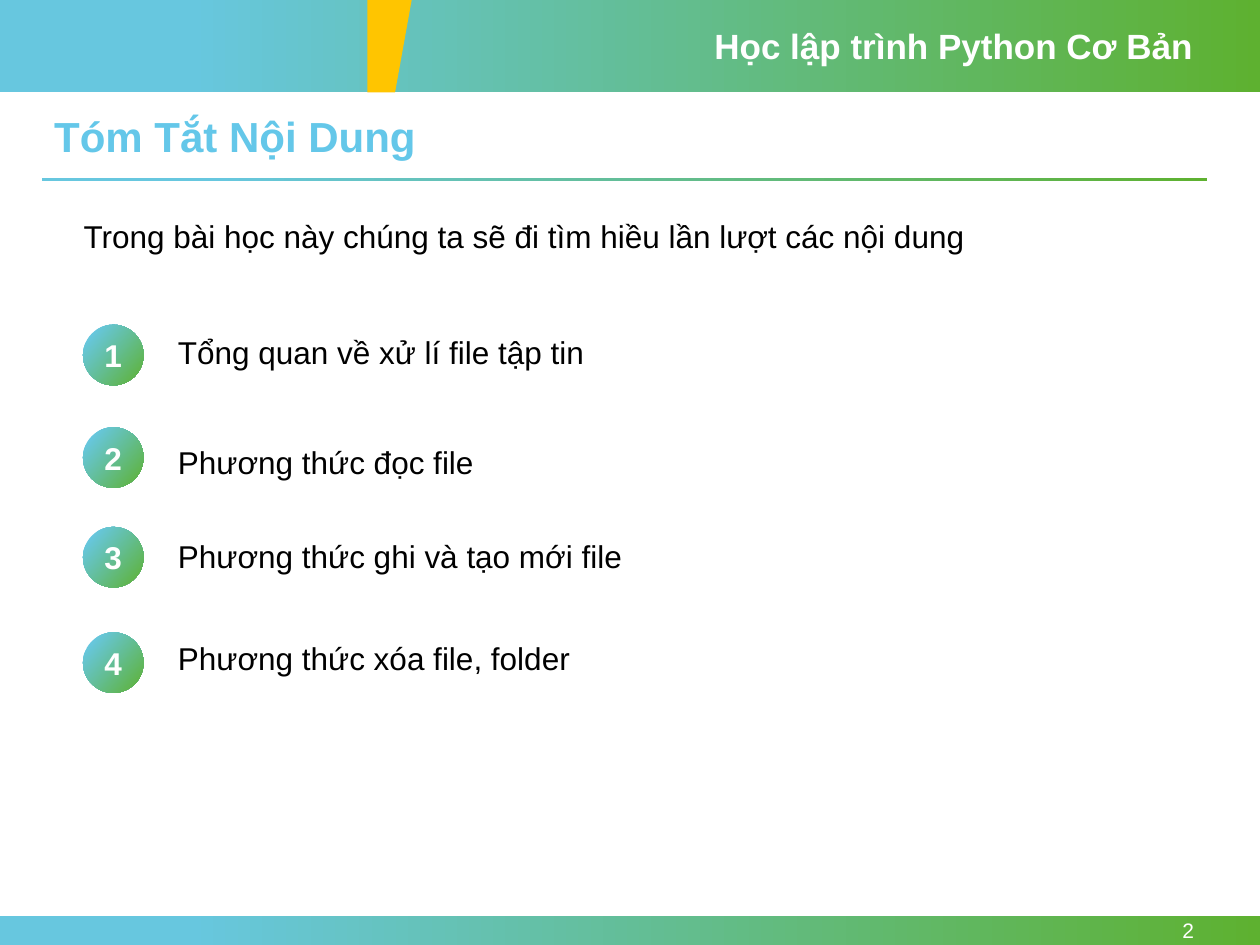
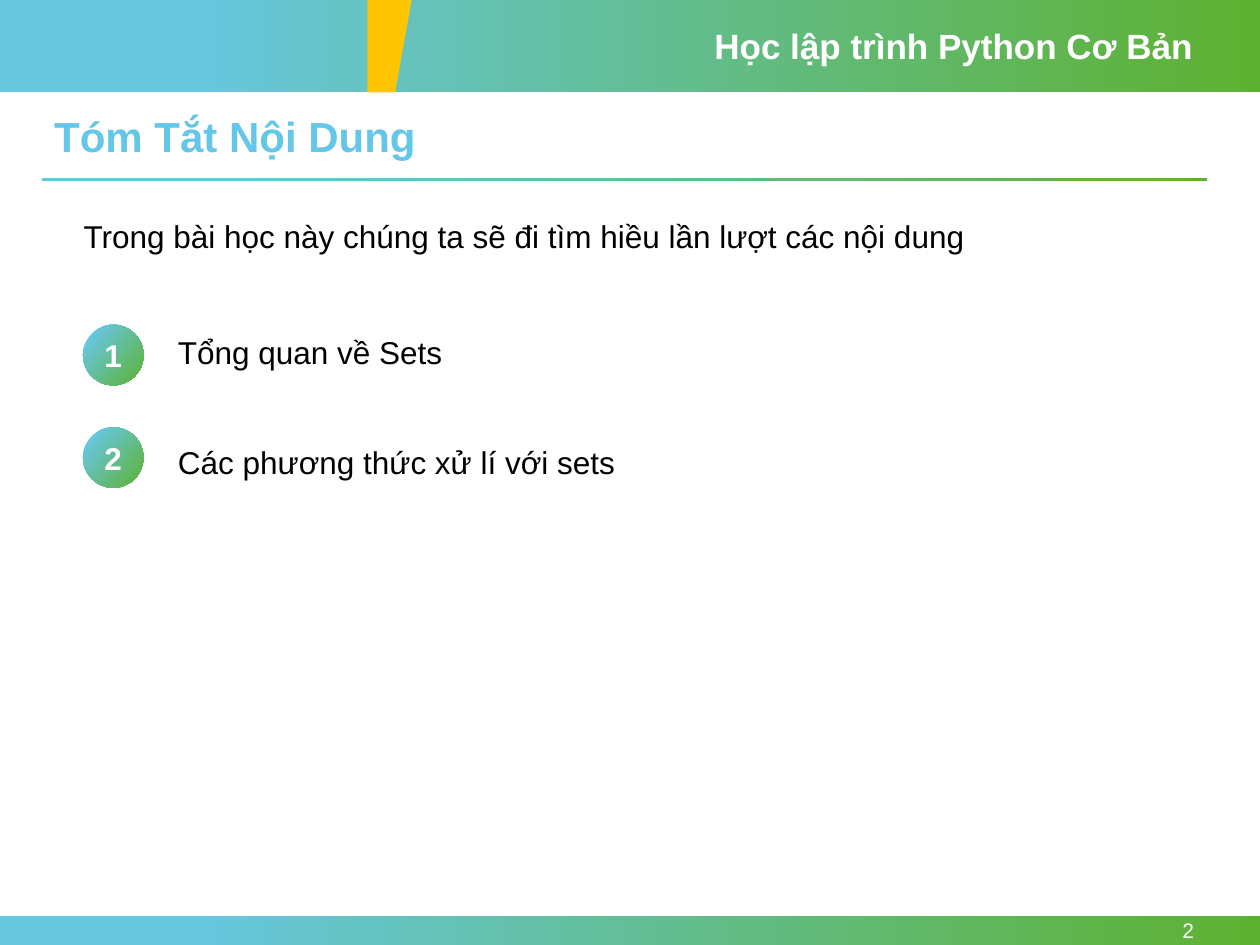
Before and after one commit to nhannn87dn/Learn-Python-Basic, a slide deck: slide 2 of Session-14-Sets/Session-14-Sets-Python.pptx. Drawn at 1260x945 pixels with LibreOffice and Linux fonts; fonts in the diff are those of the drawing; background and template pictures are left out. Boxes give left, top, right and bottom in pixels: in the first picture for what was removed or moved away, otherwise in the second. Text is boxed around its words. In the diff, an @@ line names an element or a change of style, - is before the commit and + after.

```diff
--- a/Session-14-Sets/Session-14-Sets-Python.pptx
+++ b/Session-14-Sets/Session-14-Sets-Python.pptx
@@ text at [178,339,442,370]: text changed @@
-Tổng quan về xử lí file tập tin
+Tổng quan về Sets
@@ text at [178,450,615,480]: text changed @@
-Phương thức đọc file
+Các phương thức xử lí với sets
@@ ellipse removed at [83,527,144,587] @@
-3
@@ text removed at [178,544,622,574] @@
-Phương thức ghi và tạo mới file
@@ ellipse removed at [83,633,144,693] @@
-4
@@ text removed at [178,646,570,676] @@
-Phương thức xóa file, folder
```
Also in this commit, not shown: 2 other slides changed, 7 slides added, 17 slides removed, 11 other files.
